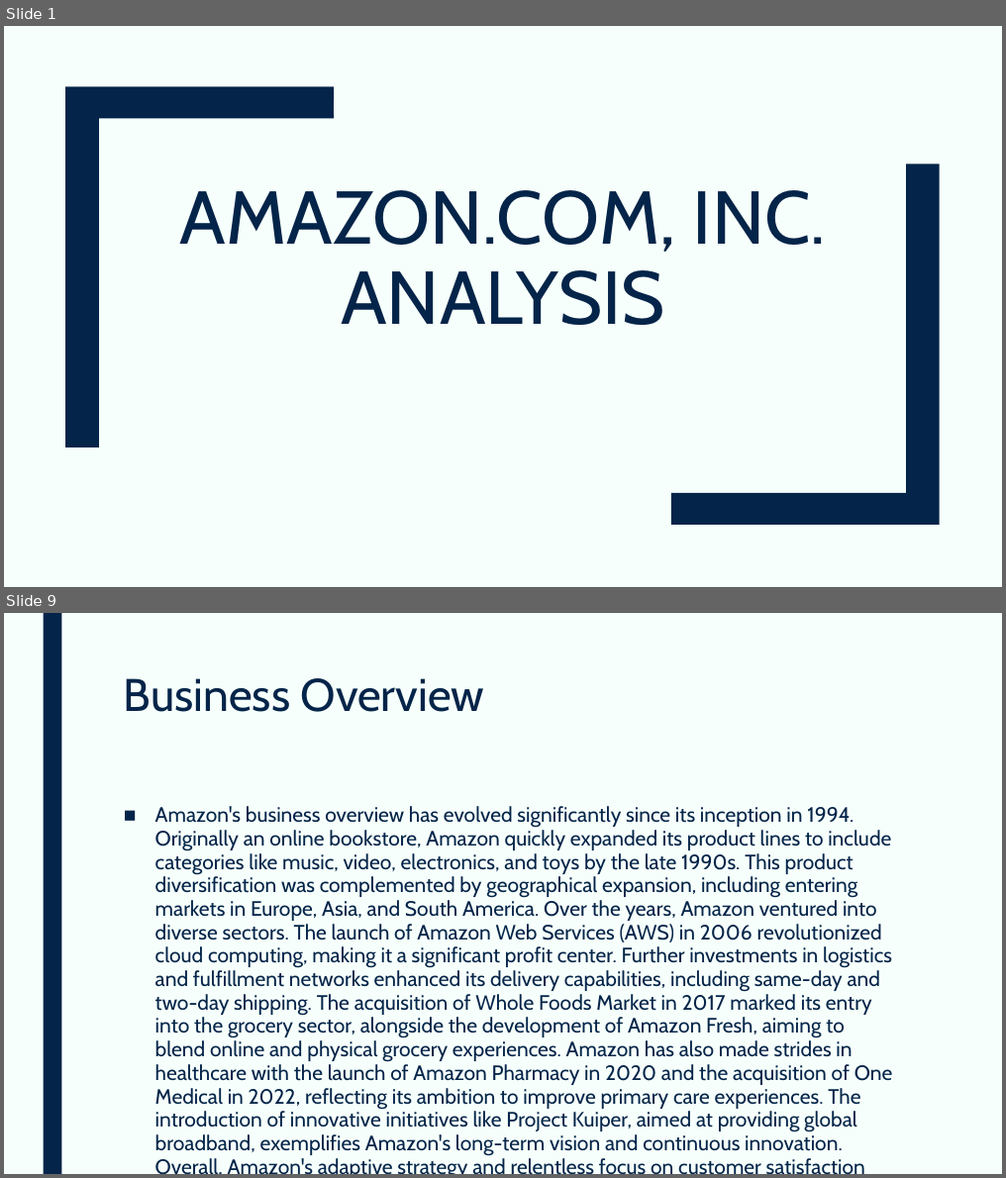
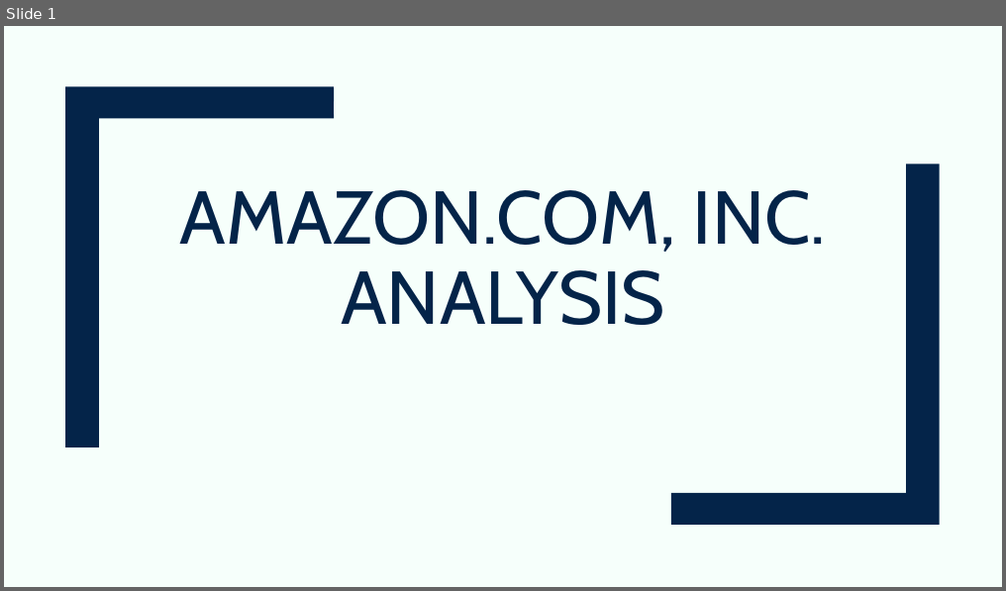
Before and after one commit to devangovind/AMUCLDISS, a slide deck: fastapi-backend/app/pres/output.pptx. Shown one above the other, each under a label of ours: slides 1 and 9 before the commit, slide 1 after it; the slides between them are not shown. The pictures are 1006x1178 and 1006x591 pixels, drawn with LibreOffice and Linux fonts; fonts in the diff are those of the drawing. Boxes give left, top, right and bottom in pixels: in the first picture for what was removed or moved away, otherwise in the second. Text is boxed around its words. In the diff, an @@ line names an element or a change of style, - is before the commit and + after.

```diff
--- a/fastapi-backend/app/pres/output.pptx
+++ b/fastapi-backend/app/pres/output.pptx
@@ slide 9 removed at [4, 613, 1002, 1174], background #F6FFFB @@
@@ rectangle removed at [43, 613, 61, 1174] @@
@@ title removed at [124, 678, 485, 712] @@
-Business Overview
@@ text removed at [155, 806, 893, 1157] @@
-■ Amazon's business overview has evolved significantly since its inception in 1994. Originally an online bookstore, Amazon quickly expanded its product lines to include categories like music, video, electronics, and toys by the late 1990s. This product diversification was complemented by geographical expansion, including entering markets in Europe, Asia, and South America. Over the years, Amazon ventured into diverse sectors. The launch of Amazon Web Services (AWS) in 2006 revolutionized cloud computing, making it a significant profit center. Further investments in logistics and fulfillment networks enhanced its delivery capabilities, including same-day and two-day shipping. The acquisition of Whole Foods Market in 2017 marked its entry into the grocery sector, alongside the development of Amazon Fresh, aiming to blend online and physical grocery experiences. Amazon has also made strides in healthcare with the launch of Amazon Pharmacy in 2020 and the acquisition of One Medical in 2022, reflecting its ambition to improve primary care experiences. The introduction of innovative initiatives like Project Kuiper, aimed at providing global broadband, exemplifies Amazon's long-term vision and continuous innovation. Overall, Amazon's adaptive strategy and relentless focus on customer satisfaction have fueled its growth and diversification.
```
Also in this commit, not shown: 7 slides changed, 6 other slides removed, 7 other files.
